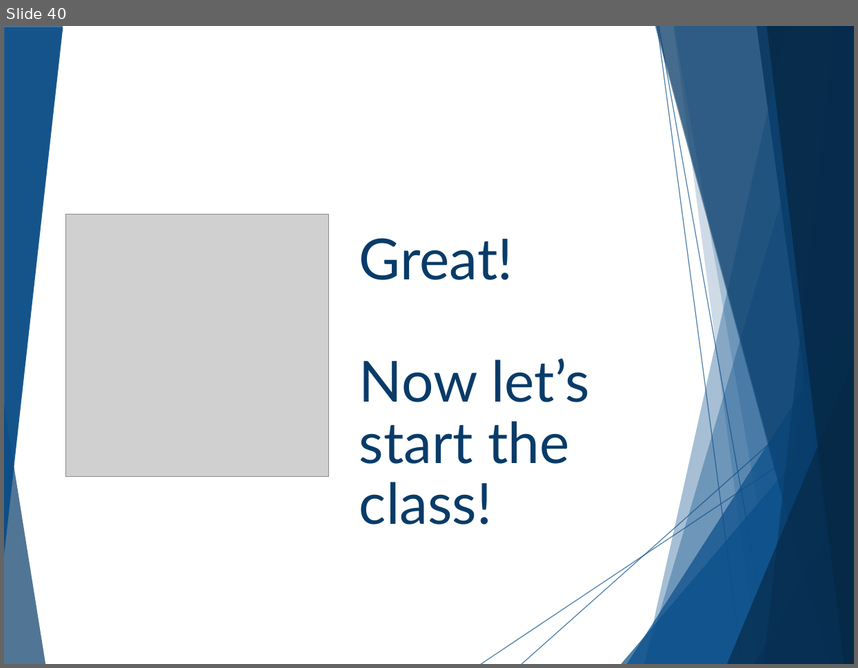
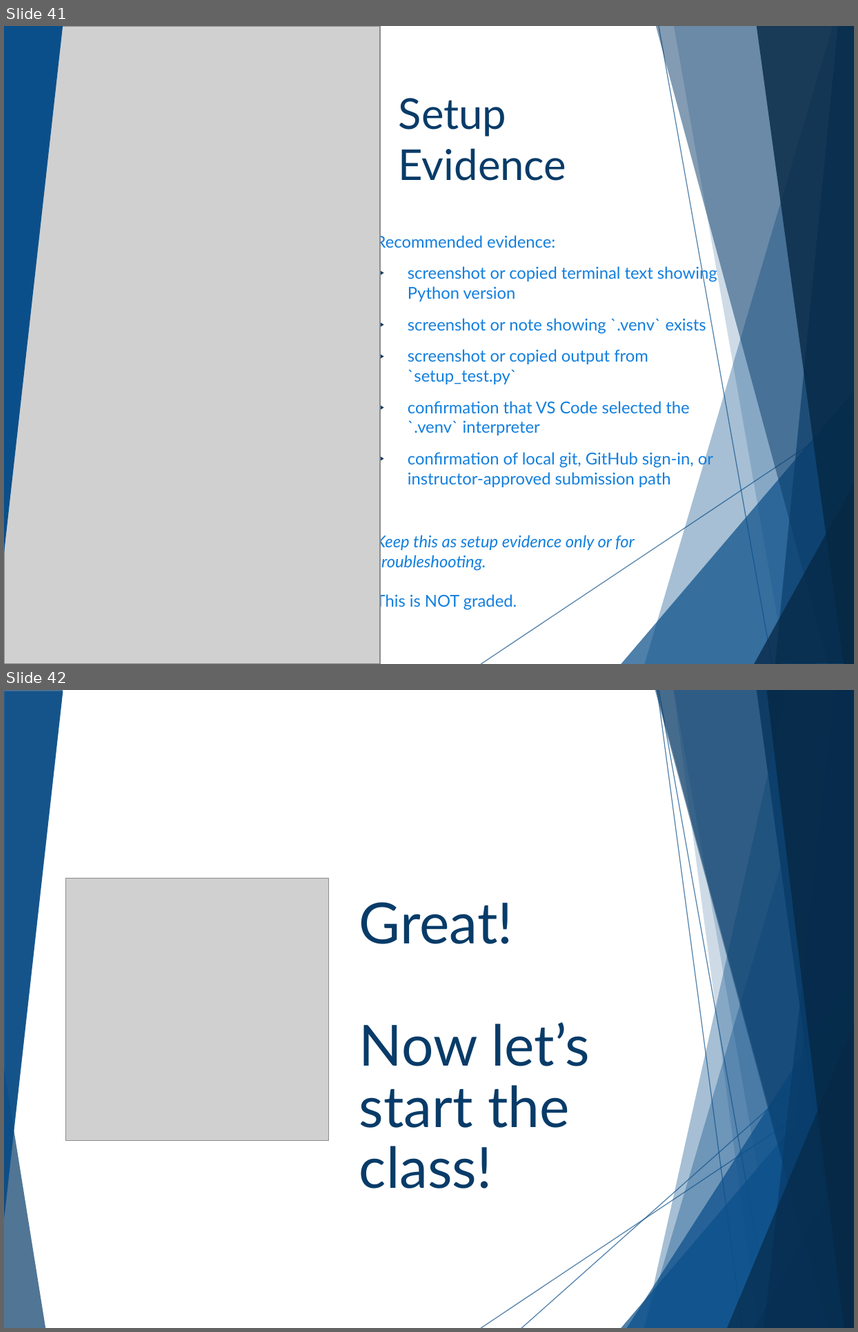
Before and after one commit to cashmy/AAISE_Details, a slide deck: 10-152-117_Python_Programming/Slide_Decks/Week_01/W01D01_Setup_Lecture_Slides.pptx. Shown one above the other, each under a label of ours: slide 40 before the commit, slides 41 and 42 after it. The pictures are 858x668 and 858x1332 pixels, drawn with LibreOffice and Linux fonts; fonts in the diff are those of the drawing; grey boxes stand for pictures; background and template pictures are left out. Boxes give left, top, right and bottom in pixels: in the first picture for what was removed or moved away, otherwise in the second. Text is boxed around its words. In the diff, an @@ line names an element or a change of style, - is before the commit and + after.

```diff
--- a/10-152-117_Python_Programming/Slide_Decks/Week_01/W01D01_Setup_Lecture_Slides.pptx
+++ b/10-152-117_Python_Programming/Slide_Decks/Week_01/W01D01_Setup_Lecture_Slides.pptx
@@ slide 41 added at <box>4,26,854,664</box>, background #FFFFFF; not listed: 10 template elements that a slide beside it also shows @@
@@ picture added at <box>4,26,380,664</box> @@
@@ triangle added at <box>4,26,63,553</box>, fill #0B4F8A @@
@@ title added at <box>399,98,566,181</box>, 36 pt, text #083B67 @@
+Setup Evidence
@@ text added at <box>376,233,717,571</box>, 13.9 pt, text #127FDE @@
+Recommended evidence:
+▶ screenshot or copied terminal text showing Python version
+▶ screenshot or note showing `.venv` exists
+▶ screenshot or copied output from `setup_test.py`
+▶ confirmation that VS Code selected the `.venv` interpreter
+▶ confirmation of local git, GitHub sign-in, or instructor-approved submission path
+Keep this as setup evidence only or for troubleshooting.
+This is NOT graded.
@@ what was slide 40 is now slide 42 @@
```
Also in this commit, not shown: 9 slides changed, 6 other slides added, 6 slides removed, 25 other files.
